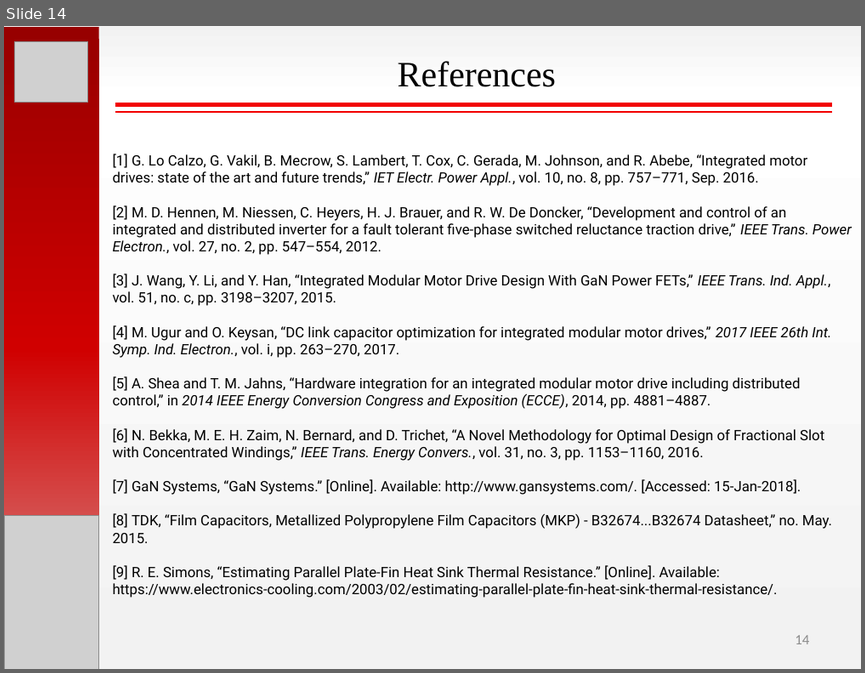
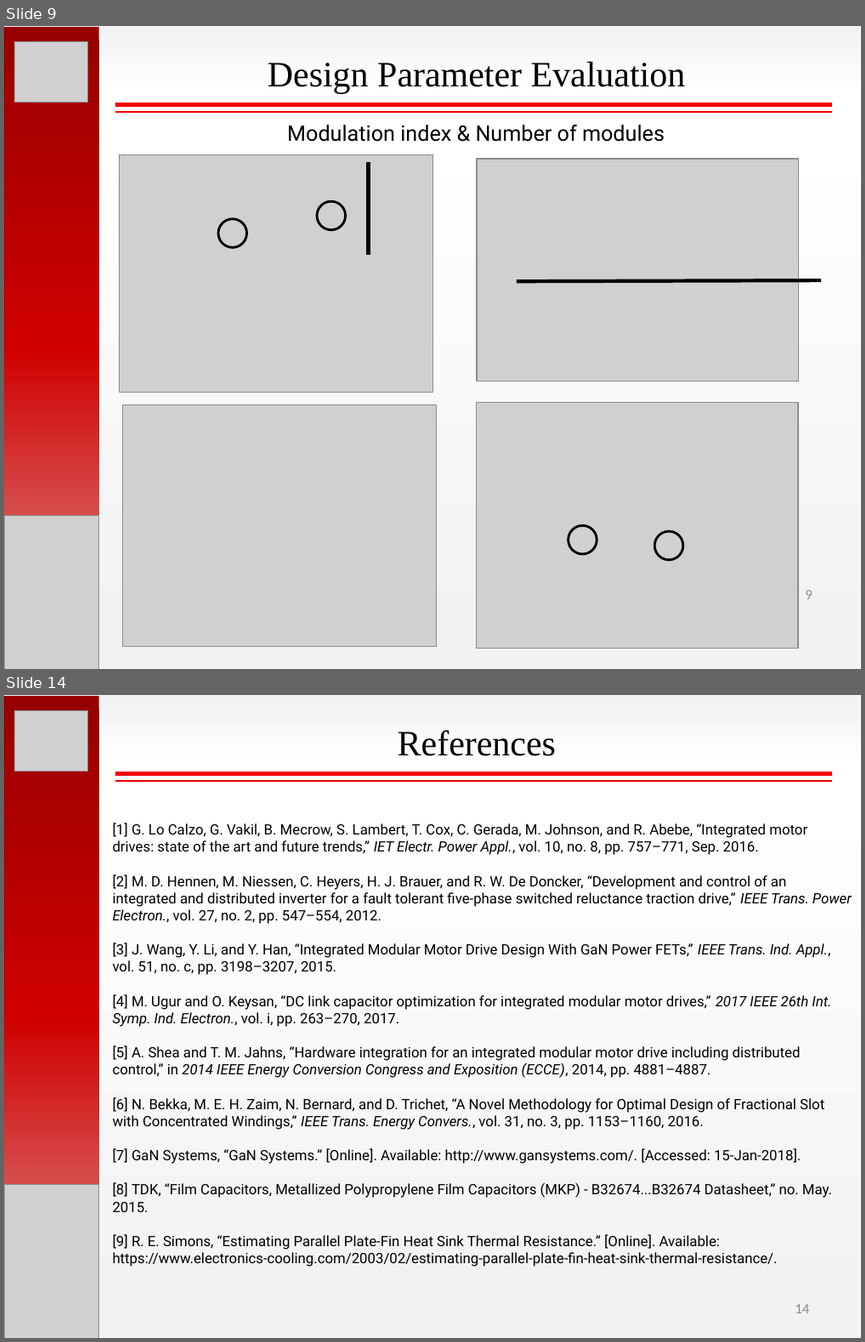
Before and after one commit to hakanpolat/IMMD, a slide deck: Paper/PEMD 2018/Presentation/PEMD2018_OralPres_Mesut_Uğur.pptx. Shown one above the other, each under a label of ours: slide 14 before the commit, slides 9 and 14 after it; the slides between them are not shown. The pictures are 865x673 and 865x1342 pixels, drawn with LibreOffice and Linux fonts; fonts in the diff are those of the drawing; grey boxes stand for pictures. Boxes give left, top, right and bottom in pixels: in the first picture for what was removed or moved away, otherwise in the second. Text is boxed around its words. In the diff, an @@ line names an element or a change of style, - is before the commit and + after.

```diff
--- a/Paper/PEMD 2018/Presentation/PEMD2018_OralPres_Mesut_Uğur.pptx
+++ b/Paper/PEMD 2018/Presentation/PEMD2018_OralPres_Mesut_Uğur.pptx
@@ slide 9 added at <box>4,26,861,669</box>, background gradient #F2F2F2 to #FFFFFF @@
@@ rectangle added at <box>4,27,99,669</box>, fill gradient #970000 to #D00000 to #D99694 @@
@@ picture added at <box>15,41,88,102</box> @@
@@ text added at <box>268,62,686,93</box>, 30 pt, text #000000 @@
+Design Parameter Evaluation
@@ line added from (115, 105) to (833, 105), #F20000 4 pt @@
@@ line added from (115, 112) to (833, 112), #F20000 1.5 pt @@
@@ text added at <box>287,125,664,142</box>, 18 pt, text #000000 @@
+Modulation index & Number of modules
@@ picture added at <box>119,154,433,392</box> @@
@@ line added from (368, 161) to (368, 255), #000000 3 pt @@
@@ picture added at <box>477,159,799,381</box> @@
@@ ellipse added at <box>317,202,345,230</box>, outline #000000 2 pt @@
@@ ellipse added at <box>218,219,246,247</box>, outline #000000 2 pt @@
@@ line added from (821, 280) to (517, 281), #000000 3 pt @@
@@ picture added at <box>122,405,437,646</box> @@
@@ picture added at <box>476,403,798,648</box> @@
@@ picture added at <box>4,516,98,669</box> @@
@@ ellipse added at <box>568,526,596,554</box>, outline #000000 2 pt @@
@@ ellipse added at <box>654,531,682,559</box>, outline #000000 2 pt @@
@@ page number added at <box>805,590,812,599</box>, 12 pt, text #8C8C8C @@
+9
```
Also in this commit, not shown: 7 slides changed, 5 other slides added, 6 slides removed, 16 other files.
